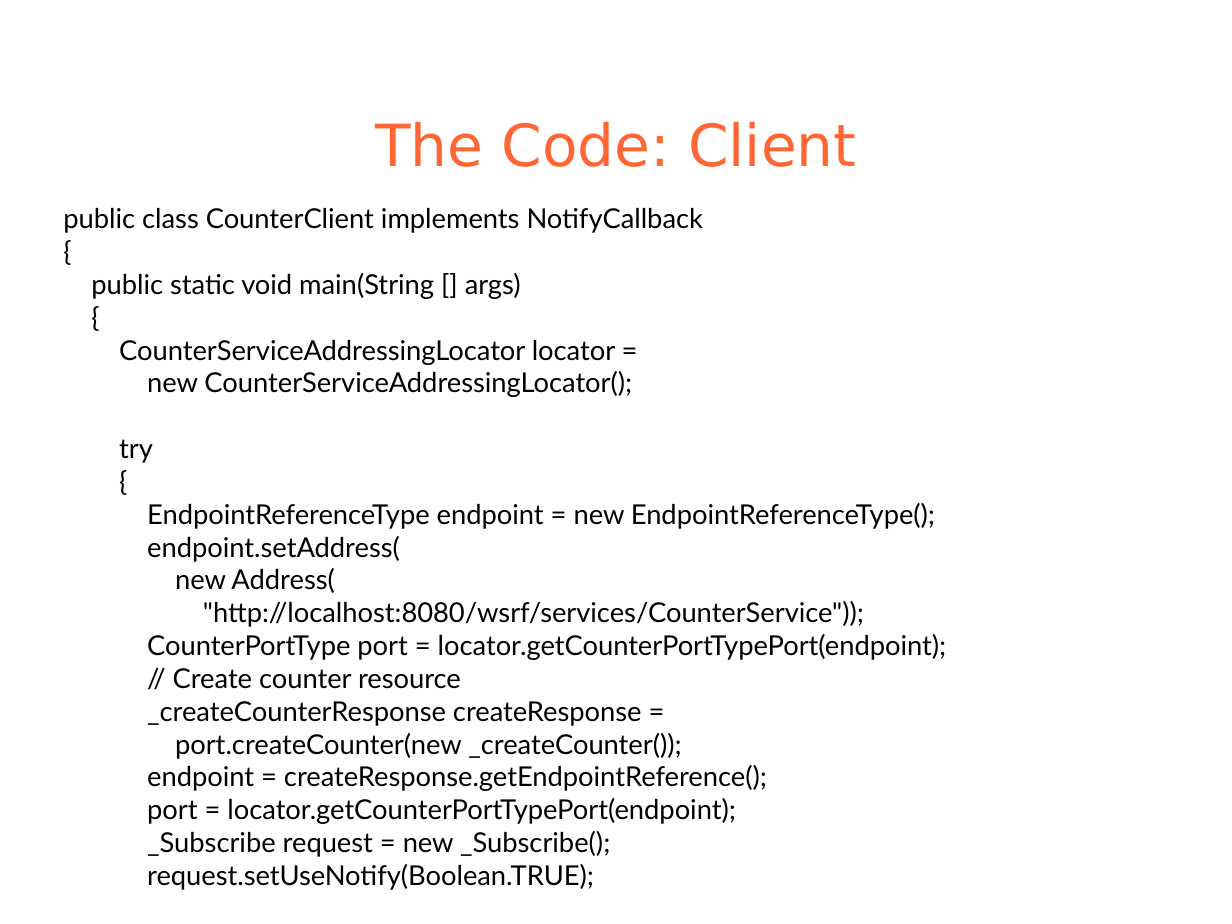
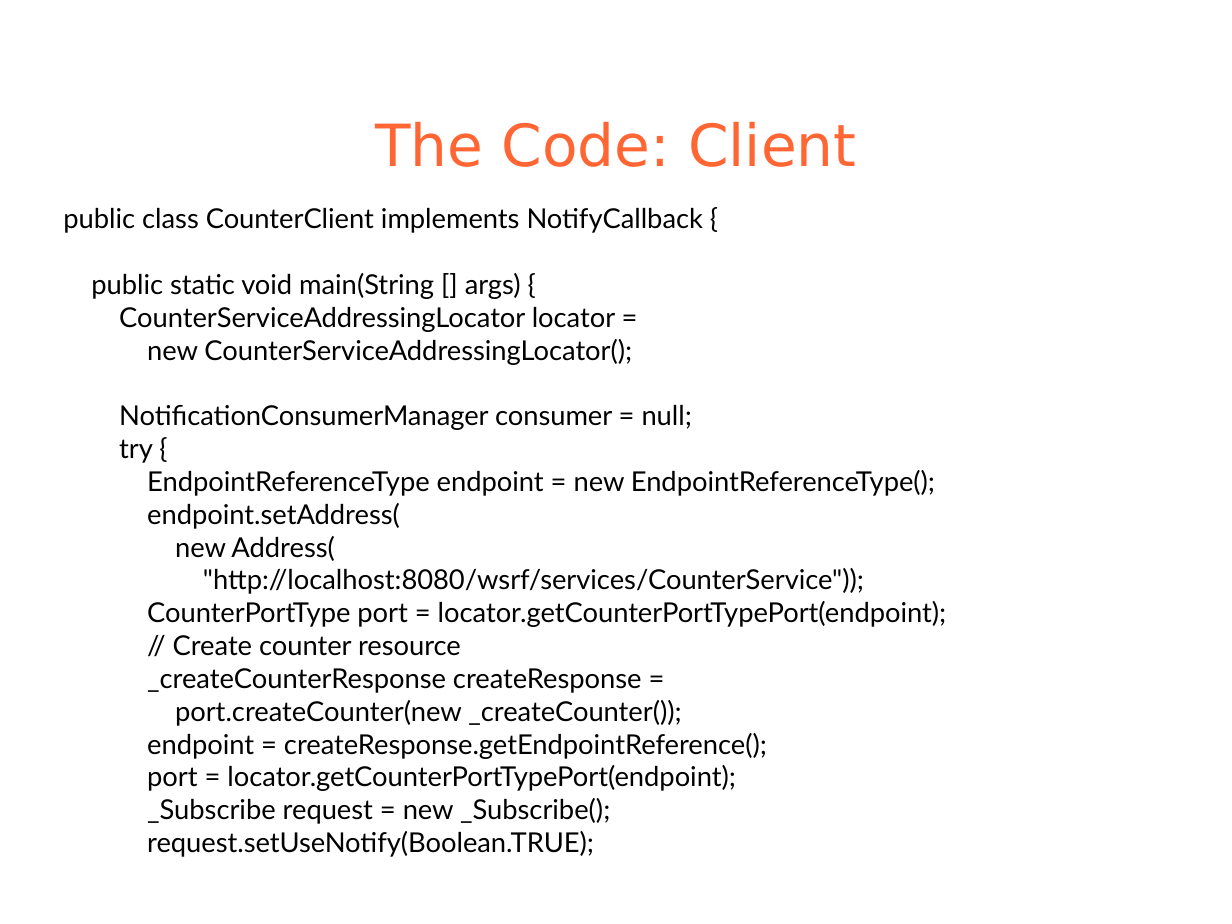
Before and after one commit to globus/globus-toolkit-documentation, a slide deck: slide 55 of toolkit/docs/development/wsrf/3.9.1/WSRFTutorial.ppt. Drawn at 1232x924 pixels with LibreOffice and Linux fonts; fonts in the diff are those of the drawing; background and template pictures are left out. Boxes give left, top, right and bottom in pixels: in the first picture for what was removed or moved away, otherwise in the second. Text is boxed around its words. In the diff, an @@ line names an element or a change of style, - is before the commit and + after.

Commit message:
updated counter client code

```diff
--- a/toolkit/docs/development/wsrf/3.9.1/WSRFTutorial.ppt
+++ b/toolkit/docs/development/wsrf/3.9.1/WSRFTutorial.ppt
@@ text at (63, 208, 703, 299): text changed @@
-public class CounterClient implements NotifyCallback
-{
-public static void main(String [] args)
-{
+public class CounterClient implements NotifyCallback {
+public static void main(String [] args) {
@@ text at (119, 405, 692, 463): text changed @@
-try
-{
+NotificationConsumerManager consumer = null;
+try {
```
Also in this commit, not shown: 2 other slides changed.
